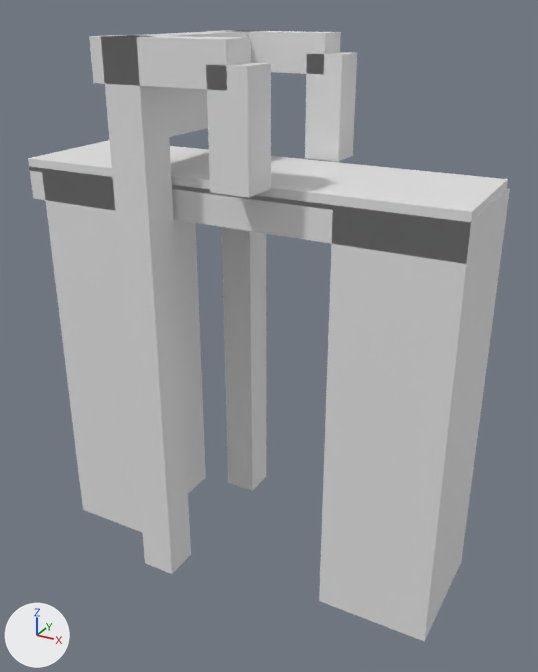
Two versions of the glTF model models/hapert/hapert-brug-5b7386b1/hapert-brug-5b7386b1.glb, one commit apart.
The view is the same before and after, from a camera (50 mm lens) standing at (8.75, -15.12, 3.82) and looking at (0.42, 0.03, -3.75). Lighting does not change. The marker at lower left points along +X, +Y and +Z. The picture after the commit comes second.

Objects in the first picture: 'building:balans', 'building:balans 2', 'building:contragewicht', 'building:hamei', 'building:hamei 2', 'building:hangstang', 'building:hangstang 2', 'building:portaal', 'road:dek', 'road:landhoofd (aangenomen)', 'road:landhoofd (aangenomen) 2', 'road:rijbaan lokale weg'.
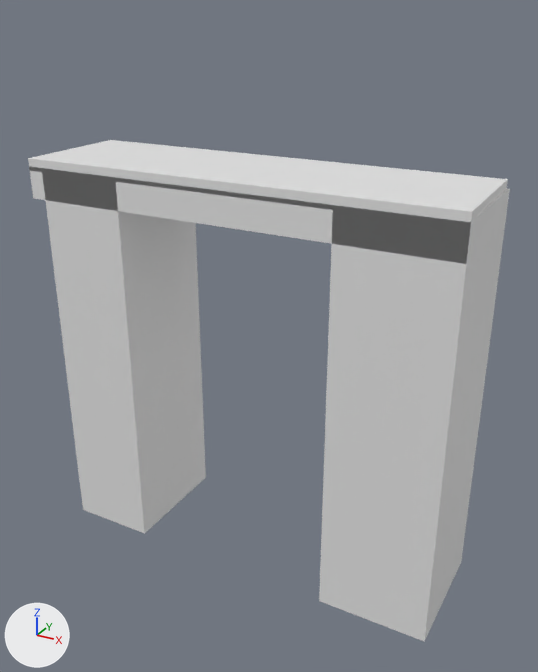
The change in detail:
Object 'building:hamei' (ob_building_hamei) is deleted.
Object 'building:hamei 2' (ob_building_hamei_2) is deleted.
Object 'building:portaal' (ob_building_portaal) is deleted.
Object 'building:balans' (ob_building_balans) is deleted.
Object 'building:hangstang' (ob_building_hangstang) is deleted.
Object 'building:balans 2' (ob_building_balans_2) is deleted.
Object 'building:hangstang 2' (ob_building_hangstang_2) is deleted.
Object 'building:contragewicht' (ob_building_contragewicht) is deleted.

What differs and where, as boxes [x1, y1, x2, y2] in the pictures (538 x 672 px):
'building:hamei 2', deleted: before [101, 36, 191, 574]
'building:hamei', deleted: before [221, 31, 266, 491]
'building:hangstang 2', deleted: before [206, 62, 271, 198]
'building:balans 2', deleted: before [89, 35, 251, 90]
'building:hangstang', deleted: before [305, 52, 357, 162]
'building:balans', deleted: before [206, 30, 341, 74]
'building:contragewicht', deleted: before [167, 87, 208, 137]
'building:portaal', deleted: before [124, 31, 254, 38]
